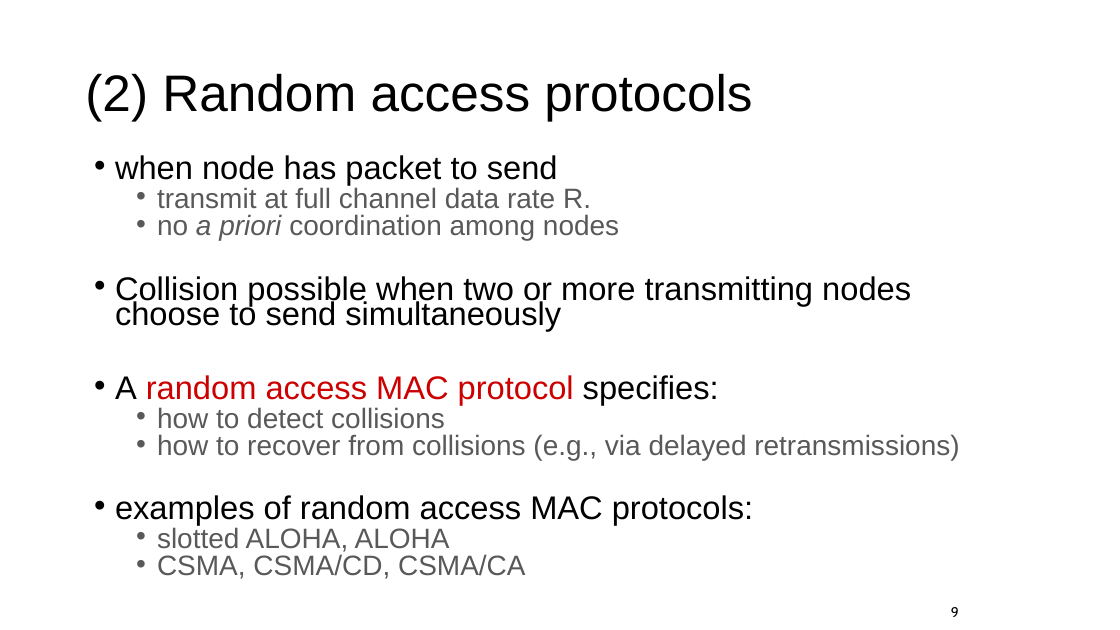
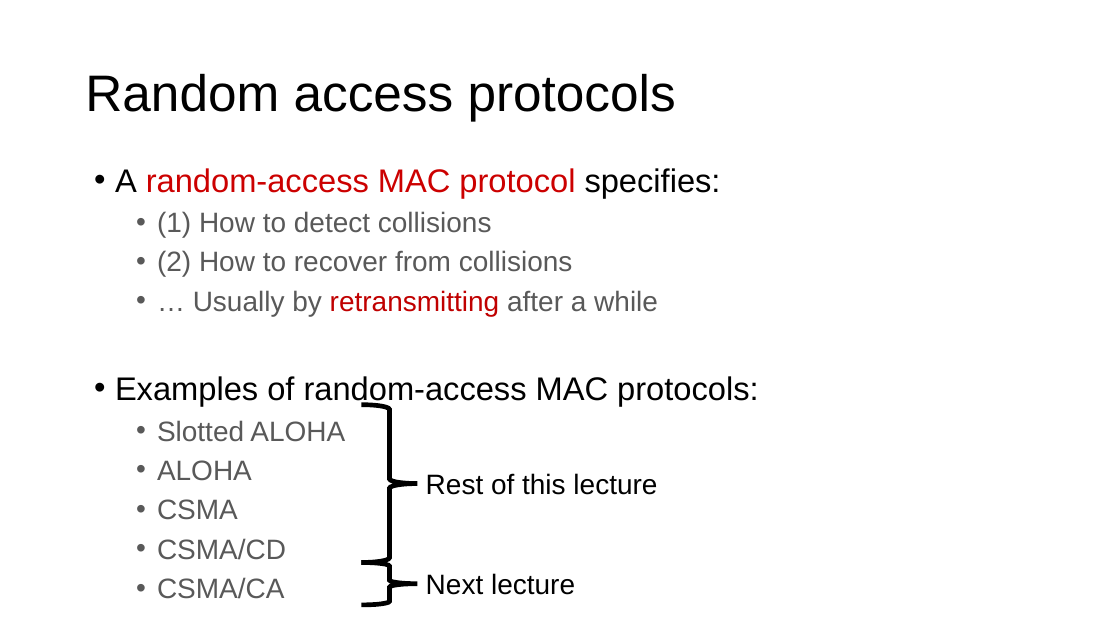
Before and after one commit to ngsrinivas/coursegen, a slide deck: slide 25 of ex/352-S21/staging/352-S21/lectures/link-medium-access-control.pptx (slide 9 before the commit). Drawn at 1120x630 pixels with LibreOffice and Linux fonts; fonts in the diff are those of the drawing. Boxes give left, top, right and bottom in pixels: in the first picture for what was removed or moved away, otherwise in the second. Text is boxed around its words. In the diff, an @@ line names an element or a change of style, - is before the commit and + after.

Commit message:
Add medium access control lecture

```diff
--- a/ex/352-S21/staging/352-S21/lectures/link-medium-access-control.pptx
+++ b/ex/352-S21/staging/352-S21/lectures/link-medium-access-control.pptx
@@ title at <box>85,73,676,121</box>: text changed @@
-(2) Random access protocols
+Random access protocols
@@ text at <box>115,168,758,599</box>: text changed @@
-• when node has packet to send
-  • transmit at full channel data rate R.
-  • no a priori coordination among nodes
-• Collision possible when two or more transmitting nodes choose to send simultaneously
-• A random access MAC protocol specifies:
-  • how to detect collisions
-  • how to recover from collisions (e.g., via delayed retransmissions)
-• examples of random access MAC protocols:
-  • slotted ALOHA, ALOHA
-  • CSMA, CSMA/CD, CSMA/CA
+• A random-access MAC protocol specifies:
+  • (1) How to detect collisions
+  • (2) How to recover from collisions
+  • … Usually by retransmitting after a while
+• Examples of random-access MAC protocols:
+  • Slotted ALOHA
+  • ALOHA
+  • CSMA
+  • CSMA/CD
+  • CSMA/CA
@@ right brace added at <box>361,405,418,563</box>, outline #000000 4 pt @@
@@ text added at <box>426,473,657,495</box>, 24 pt, text #000000 @@
+Rest of this lecture
@@ right brace added at <box>361,563,418,605</box>, outline #000000 4 pt @@
@@ text added at <box>426,573,575,595</box>, 24 pt, text #000000 @@
+Next lecture
@@ page number removed at <box>951,607,959,617</box> @@
-9
```
Also in this commit, not shown: 16 other slides changed, 37 slides added, 6 slides removed, 1 other file.
